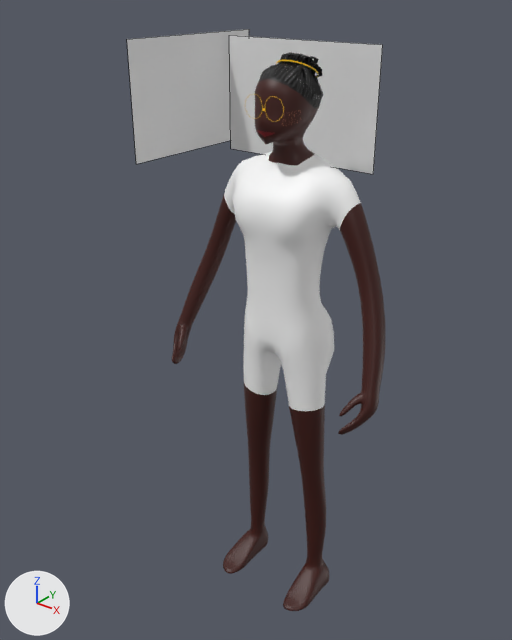
Renders of the FBX model Assets/Meshes/Players/sophie-alt.fbx from each side of a commit.
Both versions are drawn from a 50 mm camera at (1.282, -1.751, 2.182) aimed at (-0.155, 0.046, 1.068). Every picture has the same lights, and +X, +Y and +Z are marked at lower left. Mesh edges are drawn as thin lines on the coarser meshes. Where no turn or scale is listed for an object, it has been applied to the vertices.

Names of what the first picture shows: 'Sophie', 'female-face-front-side', 'female-face-front-side.001'.
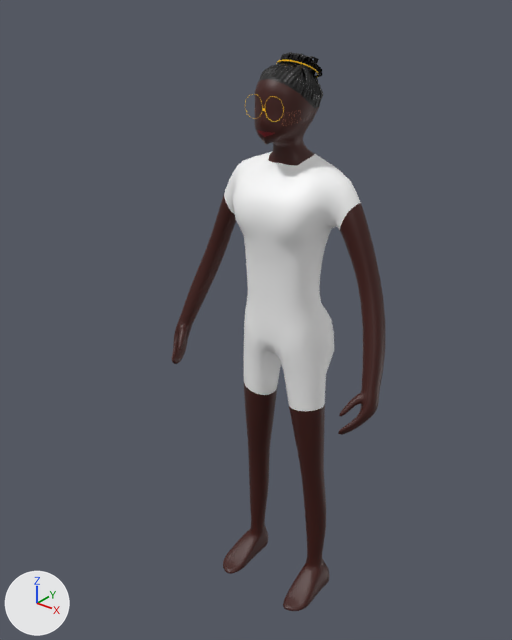
Commit message: Removes excess components in sophie-alt model

What differs and where, as boxes [x1, y1, x2, y2] in the pictures (512 x 640 px):
'female-face-front-side.001', deleted: before [229, 35, 382, 174]
'female-face-front-side', deleted: before [127, 29, 249, 164]

The change, as a list of edits to the scene's bpy script:
```text
Remove ob_female_face_front_side:
    ob_female_face_front_side = bpy.data.objects.new('female-face-front-side', me_female_face_front_side)
    ob_female_face_front_side.location = (-0.477, 0.114, 1.816)
Remove ob_female_face_front_side_001:
    ob_female_face_front_side_001 = bpy.data.objects.new('female-face-front-side.001', me_female_face_front_side_001)
    ob_female_face_front_side_001.location = (-0.148, 0.266, 1.8)
```
